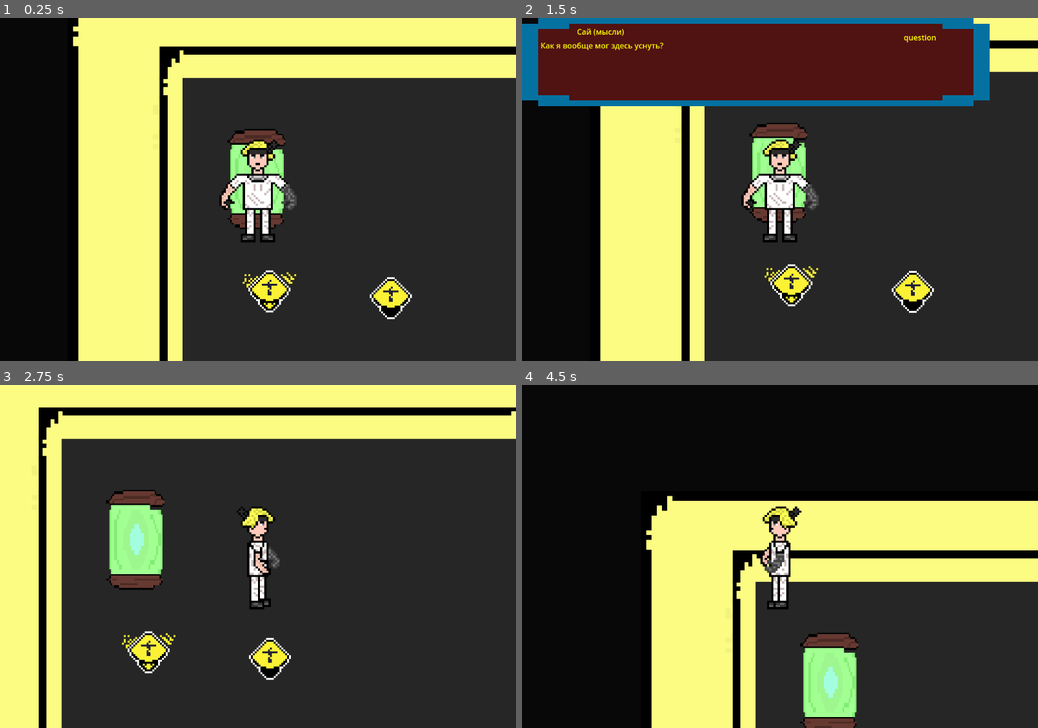
Above: before the commit, frames 1-4 (two rows, left to right).
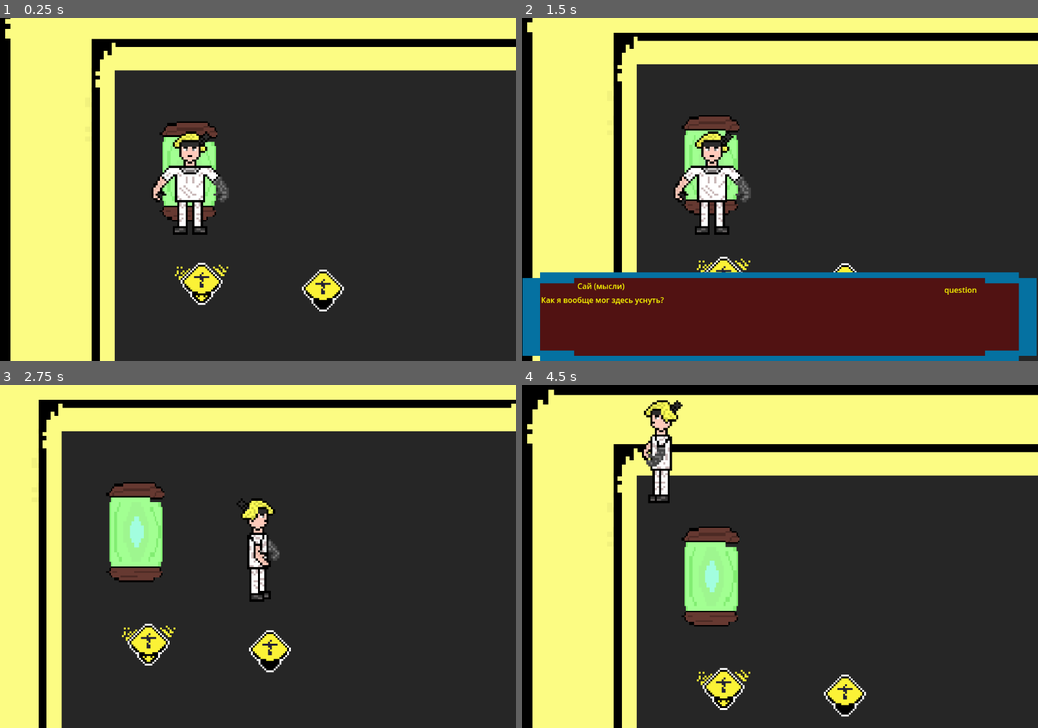
Above: after the commit, the same moments.

Repository: AlhemyD/Another
Game: Godot game, scene res://scenes/sai_room/sai_room.tscn
Two runs of this game, one before a commit and one after it. Both use one fixed random seed, a clock stepped at 60 frames per second and the inputs below.
Inputs:
- Up to frame 1 (0.25 s): no input
- Up to frame 2 (1.5 s): tap Enter at 0.5 s; hold Right (move_right) 0.53-1.28 s; hold Z (touch) 0.53-1.28 s; tap Space (skip_dialogue) at 1.25 s; hold Down (move_down) from 1.28 s (still down); tap Z (touch) at 1.35 s
- Up to frame 3 (2.75 s): tap Enter at 2 s; release Down (move_down) at 2.03 s; hold Right (move_right) from 2.03 s (still down); hold Z (touch) from 2.03 s (still down)
- Up to frame 4 (4.5 s): release Right (move_right) at 2.78 s; release Z (touch) at 2.78 s; hold Up (move_up) 2.78-3.53 s; tap Z (touch) at 2.85, 4.35 s; hold Z (touch) 3.53-4.28 s; hold Left (move_left) from 3.53 s (still down)

The runs differ from the first frame. In frame 1, 39% of the frame differs, in the area x 1-100%, y 0-100%; in frame 2, 69%; in frame 3, 10%; in frame 4, 71%, in the area x 1-100%, y 1-100%.

Commit message:
camera limits corrected. restricted fullscrean mode, only window gameplay. DialogueBox now at the bottom always.

Diff:
--- a/project.godot
+++ b/project.godot
@@ -67,6 +67,10 @@
 ]
 }
 
+[layer_names]
+
+2d_physics/layer_2="room"
+
 [rendering]
 
 textures/canvas_textures/default_texture_filter=0
--- a/scenes/K-1/K-1.tscn
+++ b/scenes/K-1/K-1.tscn
@@ -1,11 +1,15 @@
-[gd_scene load_steps=9 format=3 uid="uid://30415w2xi272"]
+[gd_scene load_steps=13 format=3 uid="uid://30415w2xi272"]
 
 [ext_resource type="PackedScene" uid="uid://bk0pfsyk7lq3q" path="res://scenes/dialogue_box/dialogue_box.tscn" id="1_kbs15"]
 [ext_resource type="PackedScene" uid="uid://dv4w0qns8khpn" path="res://scenes/player/player.tscn" id="1_uyy6p"]
 [ext_resource type="Texture2D" uid="uid://bdfxva1go16v1" path="res://assets/static_objects/Floor.png" id="2_bkhor"]
 [ext_resource type="PackedScene" uid="uid://bqe4li1wg8wwu" path="res://scenes/door/door.tscn" id="2_ojkg2"]
-[ext_resource type="Script" path="res://scenes/dialogue_box/object.gd" id="3_8aq68"]
+[ext_resource type="Script" uid="uid://cyyndefv3cfiu" path="res://scenes/dialogue_box/object.gd" id="3_8aq68"]
+[ext_resource type="PackedScene" uid="uid://ds18suapeyy2l" path="res://scenes/sign_up/sign_up.tscn" id="4_aesje"]
 [ext_resource type="PackedScene" uid="uid://jpj7klereh7j" path="res://scenes/inventory/inventory.tscn" id="4_mm7gv"]
+[ext_resource type="Texture2D" uid="uid://d30h27dqiaphk" path="res://assets/static_objects/door.png" id="6_tmj32"]
+[ext_resource type="Texture2D" uid="uid://c3ssokqm6p2bv" path="res://assets/static_objects/Wall.png" id="7_v4lmi"]
+[ext_resource type="Texture2D" uid="uid://c1moogdguqwt6" path="res://assets/static_objects/Sign.png" id="8_tmj32"]
 
 [sub_resource type="PhysicsMaterial" id="PhysicsMaterial_4n013"]
 
@@ -23,6 +27,11 @@
 offset_right = 1936.0
 offset_bottom = 2102.0
 color = Color(0.0338533, 0.0338533, 0.0338533, 1)
+
+[node name="Sprite2D2" type="Sprite2D" parent="."]
+position = Vector2(657.5, 198)
+scale = Vector2(4.10156, 0.8125)
+texture = ExtResource("7_v4lmi")
 
 [node name="K-1" type="StaticBody2D" parent="."]
 position = Vector2(122, 232)
@@ -45,33 +54,17 @@
 scale = Vector2(3.32813, 4.68359)
 texture = ExtResource("2_bkhor")
 
-[node name="K-2 sign" type="ColorRect" parent="."]
-offset_left = 570.0
-offset_top = 242.0
-offset_right = 599.0
-offset_bottom = 249.0
-color = Color(0.458824, 0.454902, 1, 1)
-
-[node name="Area2D" type="Area2D" parent="K-2 sign"]
-script = ExtResource("3_8aq68")
-object_d_file = "res://assets/dialogues/Лаборатория (Kоридор-1)/Табличка с надписью (К-2).json"
-
-[node name="CollisionPolygon2D" type="CollisionPolygon2D" parent="K-2 sign/Area2D"]
-polygon = PackedVector2Array(0, 7, 29, 7, 14, 11)
-
-[node name="R-1 sign" type="ColorRect" parent="."]
-offset_left = 670.0
-offset_top = 1516.0
-offset_right = 699.0
-offset_bottom = 1523.0
-color = Color(0.458824, 0.454902, 1, 1)
+[node name="R-1 sign" parent="." instance=ExtResource("4_aesje")]
+position = Vector2(697, 1516)
+metadata/_edit_group_ = true
 
 [node name="Area2D" type="Area2D" parent="R-1 sign"]
 script = ExtResource("3_8aq68")
 object_d_file = "res://assets/dialogues/Лаборатория (Kоридор-1)/Табличка с надписью (R-1).json"
 
 [node name="CollisionPolygon2D" type="CollisionPolygon2D" parent="R-1 sign/Area2D"]
-polygon = PackedVector2Array(0, 0, 29, 0, 15, -4)
+position = Vector2(-16, -5.91856e-05)
+polygon = PackedVector2Array(0, 0, 32, 0, 16, -4.36365)
 
 [node name="window" type="ColorRect" parent="."]
 offset_left = 403.0
@@ -102,8 +95,13 @@
 polygon = PackedVector2Array(422, 559, 443, 559, 443, 504, 422, 504)
 
 [node name="door (K-2)" parent="." instance=ExtResource("2_ojkg2")]
-position = Vector2(603, 249)
+position = Vector2(603, 239)
 scene = "res://scenes/K-2/K-2.tscn"
+
+[node name="Sprite2D" type="Sprite2D" parent="door (K-2)"]
+position = Vector2(29.625, -39.75)
+scale = Vector2(0.59949, 0.497449)
+texture = ExtResource("6_tmj32")
 
 [node name="door (R-1)" parent="." instance=ExtResource("2_ojkg2")]
 position = Vector2(658, 1516)
@@ -120,5 +118,23 @@
 
 [node name="Inventory" parent="." instance=ExtResource("4_mm7gv")]
 
+[node name="K-2 sign" type="Sprite2D" parent="."]
+position = Vector2(568, 182)
+scale = Vector2(1.79688, 2.3125)
+texture = ExtResource("8_tmj32")
+metadata/_edit_group_ = true
+
+[node name="Area2D" type="Area2D" parent="K-2 sign"]
+script = ExtResource("3_8aq68")
+object_d_file = "res://assets/dialogues/Лаборатория (Kоридор-1)/Табличка с надписью (К-2).json"
+
+[node name="CollisionPolygon2D" type="CollisionPolygon2D" parent="K-2 sign/Area2D"]
+position = Vector2(-17, 1)
+polygon = PackedVector2Array(1.41739, 33.1622, 32.026, 33.5946, 33, 7, 1.3902, 7)
+
 [node name="Player" parent="." instance=ExtResource("1_uyy6p")]
 position = Vector2(632, 316)
+limit_left = 329
+limit_top = 99
+limit_right = 986
+limit_bottom = 1564
--- a/scenes/K-2/K-2.tscn
+++ b/scenes/K-2/K-2.tscn
@@ -145,4 +145,8 @@
 [node name="Inventory" parent="." instance=ExtResource("2_aisp7")]
 
 [node name="Player" parent="." instance=ExtResource("1_y2c4m")]
-position = Vector2(512, 717)
+position = Vector2(493, 623)
+limit_left = 329
+limit_top = 99
+limit_right = 986
+limit_bottom = 1564
--- a/scenes/dialogue_box/dialogue_box.tscn
+++ b/scenes/dialogue_box/dialogue_box.tscn
@@ -8,9 +8,14 @@
 
 [node name="NinePatchRect" type="NinePatchRect" parent="."]
 texture_filter = 1
-anchors_preset = -1
-offset_right = 979.0
-offset_bottom = 185.0
+anchors_preset = 2
+anchor_top = 1.0
+anchor_bottom = 1.0
+offset_left = 1.0
+offset_top = -186.0
+offset_right = 1077.0
+offset_bottom = 1.0
+grow_vertical = 0
 texture = ExtResource("2_gucsf")
 patch_margin_left = 1
 patch_margin_right = 1
@@ -29,17 +34,17 @@
 layout_mode = 0
 offset_left = 39.0
 offset_top = 46.0
-offset_right = 777.0
+offset_right = 862.0
 offset_bottom = 166.0
 theme_override_colors/default_color = Color(1, 1, 0, 1)
 text = "Text"
 
 [node name="Reaction" type="RichTextLabel" parent="NinePatchRect"]
 layout_mode = 0
-offset_left = 799.0
-offset_top = 29.0
-offset_right = 954.0
-offset_bottom = 166.0
+offset_left = 883.0
+offset_top = 25.0
+offset_right = 1038.0
+offset_bottom = 162.0
 theme_override_colors/default_color = Color(1, 1, 0, 1)
 text = "Reaction
 "
--- a/scenes/player/player.gd
+++ b/scenes/player/player.gd
@@ -1,9 +1,22 @@
 extends CharacterBody2D
 @export var speed=250
+@export var limit_left = -10000000
+@export var limit_top = -10000000
+@export var limit_right = 10000000
+@export var limit_bottom = 10000000
+
+
+
 var screen_size
 
 func _ready():
 	screen_size = Vector2(pow(2,20),pow(2,20))
+	var cam=$Camera2D
+	cam.limit_left = limit_left
+	cam.limit_top=limit_top
+	cam.limit_bottom=limit_bottom
+	cam.limit_right=limit_right
+
 func _physics_process(delta):
 	if get_tree().get_root().get_node("Node").get_node("DialogueBox"):
 		if get_tree().get_root().get_node("Node").get_node("DialogueBox").d_active:
--- a/scenes/player/player.tscn
+++ b/scenes/player/player.tscn
@@ -110,7 +110,6 @@
 animation = &"down"
 
 [node name="Camera2D" type="Camera2D" parent="."]
-position = Vector2(0, -5.33333)
 scale = Vector2(-79.2026, 10.7524)
 zoom = Vector2(2, 2)
 limit_smoothed = true
--- a/scenes/sai_room/sai_room.tscn
+++ b/scenes/sai_room/sai_room.tscn
@@ -102,6 +102,10 @@
 
 [node name="Player" parent="." instance=ExtResource("1_lykhb")]
 position = Vector2(379, 210)
+limit_left = 180
+limit_top = -3
+limit_right = 890
+limit_bottom = 655
 
 [connection signal="take_item" from="Item (Area2D)" to="Inventory" method="_on_item_area_2d_take_item"]
 [connection signal="take_item" from="Item (Area2D)2" to="Inventory" method="_on_item_area_2d_take_item"]
--- a/scenes/sign_up/sign_up.tscn
+++ b/scenes/sign_up/sign_up.tscn
@@ -30,7 +30,7 @@
 "speed": 5.0
 }]
 
-[node name="AnimatedSprite2D" type="AnimatedSprite2D"]
+[node name="Sign_up" type="AnimatedSprite2D"]
 position = Vector2(563, 1508)
 scale = Vector2(2.0625, 2.0625)
 sprite_frames = SubResource("SpriteFrames_lwpan")
Not shown: 1 places in resources/LightningBulb.tres that only renumber resources
Not shown: 1 places in resources/inventory_res.tres that only renumber resources
Not shown: 1 places in resources/testing_bulb(Nightmargin).tres that only renumber resources
Not shown: 1 places in scenes/K-2/K-2.tscn that only renumber resources
Not shown: 1 places in scenes/MRI/mri.tscn that only renumber resources
Not shown: 1 places in scenes/closed_door/closed_door.tscn that only renumber resources
Not shown: 1 places in scenes/dialogue_box/dialogue_box.tscn that only renumber resources
Not shown: 1 places in scenes/door/door.tscn that only renumber resources
Not shown: 1 places in scenes/inventory/inventory.tscn that only renumber resources
Not shown: 1 places in scenes/inventory/item.tscn that only renumber resources
Not shown: 1 places in scenes/inventory/slot.tscn that only renumber resources
Not shown: 1 places in scenes/player/player.tscn that only renumber resources
(and 2 more such lines)
